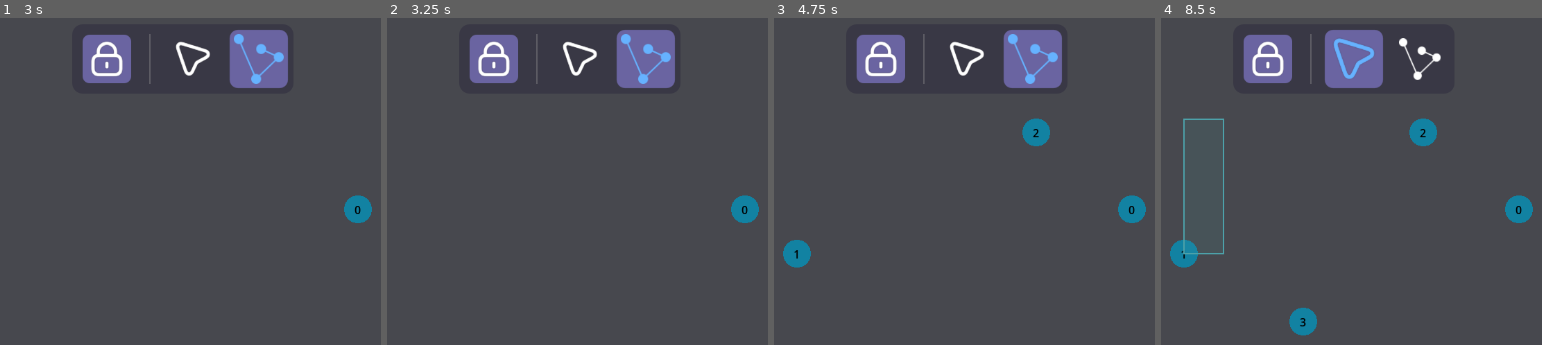
Above: before the commit, frames 1-4 (left to right).
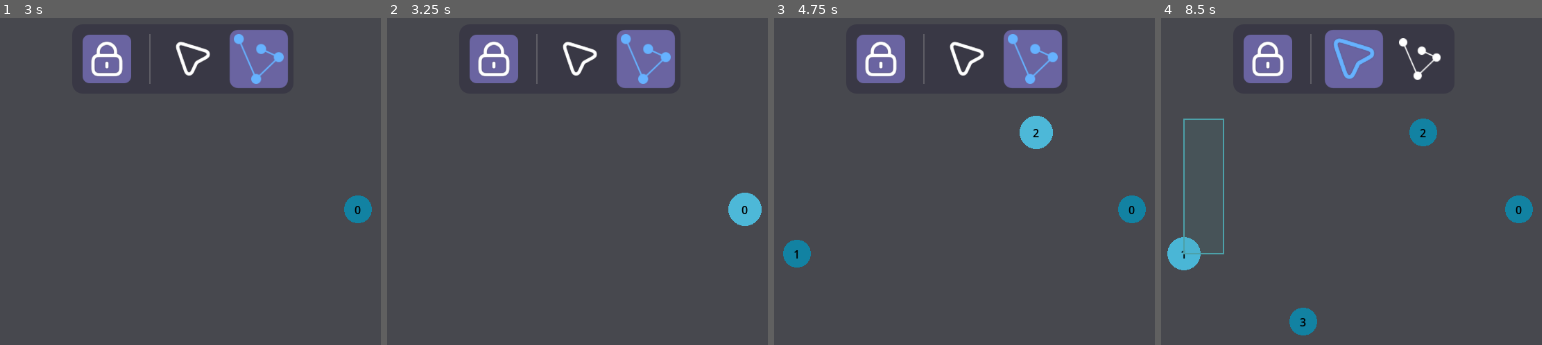
Above: after the commit, the same moments.

Repository: VerticesLTD/Graphos
Game: Godot game, scene res://main.tscn
Same seed, same stepped clock (60 frames per second), same inputs: the game is played once before the commit and once after it.
Inputs (mouse positions are in pixels of both pictures, inside the frame that each line leads up to):
- Up to frame 1 (3 s): click (106, 60) at 0.5 s; click (194, 60) at 1.25 s; click (259, 60) at 2 s; tap Enter at 2.75 s; move the mouse to (358, 207) at 2.77 s; hold Right (ui_right) from 2.78 s (still down); hold Delete (delete) from 2.78 s (still down); click (358, 207) at 2.92 s
- Up to frame 2 (3.25 s): keep holding Right (ui_right); keep holding Delete (delete); tap Space at 3.02 s
- Up to frame 3 (4.75 s): release Right (ui_right) at 3.5 s; release Delete (delete) at 3.5 s; tap Space at 3.5 s; drag from (796, 253) to (914, 322) at 3.52 s; tap Enter at 4.25 s; move the mouse to (1036, 132) at 4.27 s; hold Right (ui_right) from 4.28 s (still down); tap B at 4.35 s; click (1036, 132) at 4.42 s
- Up to frame 4 (8.5 s): release Right (ui_right) at 5 s; tap Space at 5, 6.02, 6.5 s; drag from (1301, 322) to (outside the picture) at 5.02 s; tap Enter at 5.75 s; move the mouse to (outside the picture) at 5.77 s; hold Left (ui_left) 5.78-6.5 s; tap E at 5.85 s; click (outside the picture) at 5.92 s; drag from (outside the picture) to (1221, 119) at 6.52 s; move the mouse to (1381, 230) at 7.27 s; hold S 7.28-8 s; hold Ctrl 7.28-8 s; click (1381, 230) at 7.42 s; drag from (1221, 119) to (1183, 253) at 8.02 s

Frame 1 is identical in both runs. In frame 2, 0.7% of the frame differs, in the area x 89-99%, y 53-64%; in frame 3, 0.7%; in frame 4, 0.7%.

Commit message:
Vertex hover animations

Diff:
--- a/controllers/graph_controller.gd
+++ b/controllers/graph_controller.gd
@@ -366,10 +366,10 @@
 
 	# 1. Paint everything in the buffer as "Path" nodes
 	for id in link_buffer:
-		_set_vertex_color(id, Color.GREEN_YELLOW)
+		_set_vertex_color(id, Globals.VERTEX_COLOR_CHAIN)
 
 	# 2. Paint the very last one as the "Active Head"
-	_set_vertex_color(link_buffer.back(), Color.YELLOW)
+	_set_vertex_color(link_buffer.back(), Globals.VERTEX_COLOR_CHAIN_HEAD)
 
 
 ## Sets a vertex color. id type isnt mantioned because we can get null.
--- a/scripts/utils/globals.gd
+++ b/scripts/utils/globals.gd
@@ -37,6 +37,13 @@
 const VERTEX_RADIUS = 20.0
 const VERTEX_COLOR = Color("1282A2")
 
+# Vertex animations
+const VERTEX_COLOR_CHAIN = Color.GREEN_YELLOW
+const VERTEX_COLOR_CHAIN_HEAD = Color.YELLOW
+const VERTEX_HOVER_SCALE = 1.2
+const VERTEX_HOVER_COLOR = Color("4DB8D8")
+const VERTEX_TWEEN_TIME = 0.2
+
 # Edges
 const EDGE_COLOR = Color("FEFCFB")
 const EDGE_WIDTH = 5.0
--- a/ui/vertex/vertex_view.gd
+++ b/ui/vertex/vertex_view.gd
@@ -1,31 +1,34 @@
+## This script controls the "Body" of a vertex.
+## It is now a "Pure View": it draws its own circle and listens to the Brain.
 extends Node2D
 class_name UIVertexView
-## ==============================================================================
-## VERTEX VIEW (The Puppet)
-## ==============================================================================
-## This script controls the "Body" of a vertex.
-## It is now a "Pure View": it draws its own circle and listens to the Brain.
-## ==============================================================================
 
-## This is the slot for our Brain. The Graph Manager fills this when we are born.
+## Data the view pulls from
 var vertex_data: Vertex
 
-## References to our body parts in the Scene Tree.
 @onready var label: Label = $Label
+@onready var collision_circle: CollisionShape2D = $MouseDetectionArea/CollisionShape2D
 
-## ------------------------------------------------------------------------------
-## LIFE CYCLE
-## ------------------------------------------------------------------------------
+# Drawing properties - Will be tweened for animations
+var draw_radius_hovered = Globals.VERTEX_RADIUS
+var draw_color_hovered = Globals.VERTEX_COLOR
+
+# Animations
+var is_hovered: bool = false
+var tween: Tween = null
 
 ## Called only once in the start, connects signals, and draws once.
 func _ready() -> void:
 	if vertex_data:
 		self.name = str(vertex_data.id)
-		# 1. Listen for vertex updates (like if the nodes move)
+		# Listen for vertex updates (like if the nodes move)
 		vertex_data.state_changed.connect(refresh)
 
-		# 2. Listen for "die" commands and clear
+		# Listen for "die" commands and clear
 		vertex_data.vanished.connect(_on_vanished)
+
+		# Setup mouse detection area to match radius
+		collision_circle.shape.radius = Globals.VERTEX_RADIUS
 
 		# Initial draw
 		refresh()
@@ -37,6 +40,7 @@
 func _process(_delta: float) -> void:
 	# Always follow the brain, good for dragging.
 	global_position = vertex_data.pos
+	refresh()
 
 ## ------------------------------------------------------------------------------
 ## VISUAL REFRESH
@@ -55,13 +59,78 @@
 	if not vertex_data:
 		return
 
-	# 1. Setup Color: Use Brain's color (Data is guaranteed by _ready)
-	var circle_color: Color = vertex_data.color
-
-	# 2. DRAW THE CIRCLE
-	# Vector2.ZERO ensures it draws on the node'ss origin.
-	draw_circle(Vector2.ZERO, Globals.VERTEX_RADIUS, circle_color)
+	# If hovered, draw animated properties. Else, draw vertex_data properties
+	if is_hovered:
+		draw_circle(
+			Vector2.ZERO,
+			draw_radius_hovered,
+			draw_color_hovered,
+			true,
+		)
+	else:
+		draw_circle(
+			Vector2.ZERO,
+			Globals.VERTEX_RADIUS,
+			vertex_data.color,
+			true,
+		)
 
 # Called when we delete the vertex
 func _on_vanished(_v: Vertex) -> void:
 	queue_free()
+
+
+func _on_mouse_entered() -> void:
+	is_hovered = true
+	_start_hover_animation()
+
+func _start_hover_animation() -> void:
+	# Stop previous animation if running
+	if tween: tween.kill()
+	tween = create_tween()
+
+	tween.set_parallel(true)
+	tween.set_trans(Tween.TRANS_BACK)
+	tween.set_ease(Tween.EASE_OUT)
+
+	tween.tween_property(
+		self,
+		"draw_radius_hovered",
+		Globals.VERTEX_HOVER_SCALE * Globals.VERTEX_RADIUS,
+		Globals.VERTEX_TWEEN_TIME
+	)
+	tween.tween_property(
+		self,
+		"draw_color_hovered",
+		Globals.VERTEX_HOVER_COLOR,
+		Globals.VERTEX_TWEEN_TIME
+	)
+
+
+func _on_mouse_exited() -> void:
+	# is_hovered will be set by the tween!
+	_stop_hover_animation()
+
+func _stop_hover_animation() -> void:
+	# Stop previous animation if running
+	if tween: tween.kill()
+	tween = create_tween()
+
+	tween.set_parallel(true)
+	tween.set_trans(Tween.TRANS_BACK)
+	tween.set_ease(Tween.EASE_OUT)
+
+	tween.tween_property(
+		self,
+		"draw_radius_hovered",
+		Globals.VERTEX_RADIUS,
+		Globals.VERTEX_TWEEN_TIME
+	)
+	tween.tween_property(
+		self,
+		"draw_color_hovered",
+		vertex_data.color,
+		Globals.VERTEX_TWEEN_TIME
+	)
+	# Set is hovered to false when finished
+	tween.chain().tween_callback(func(): is_hovered = false)
--- a/ui/vertex/vertex_view.tscn
+++ b/ui/vertex/vertex_view.tscn
@@ -1,6 +1,8 @@
-[gd_scene load_steps=2 format=3 uid="uid://cxt6f2vgtos0c"]
+[gd_scene load_steps=3 format=3 uid="uid://cxt6f2vgtos0c"]
 
 [ext_resource type="Script" uid="uid://clxumiinhlrwt" path="res://ui/vertex/vertex_view.gd" id="1_qqj3q"]
+
+[sub_resource type="CircleShape2D" id="CircleShape2D_uqwdd"]
 
 [node name="VertexView" type="Node2D"]
 script = ExtResource("1_qqj3q")
@@ -20,3 +22,12 @@
 theme_override_colors/font_color = Color(0, 0, 0, 1)
 horizontal_alignment = 1
 vertical_alignment = 1
+
+[node name="MouseDetectionArea" type="Area2D" parent="."]
+
+[node name="CollisionShape2D" type="CollisionShape2D" parent="MouseDetectionArea"]
+shape = SubResource("CircleShape2D_uqwdd")
+debug_color = Color(0.642425, 0.38703382, 0.89807576, 0.41960785)
+
+[connection signal="mouse_entered" from="MouseDetectionArea" to="." method="_on_mouse_entered"]
+[connection signal="mouse_exited" from="MouseDetectionArea" to="." method="_on_mouse_exited"]
